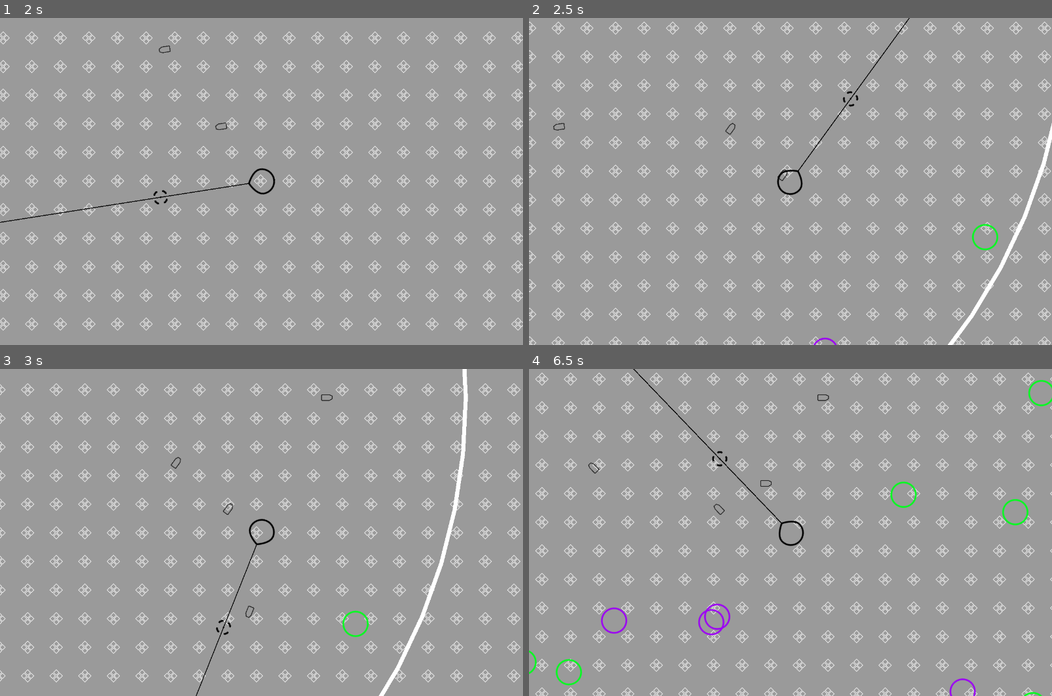
Above: before the commit, frames 1-4 (two rows, left to right).
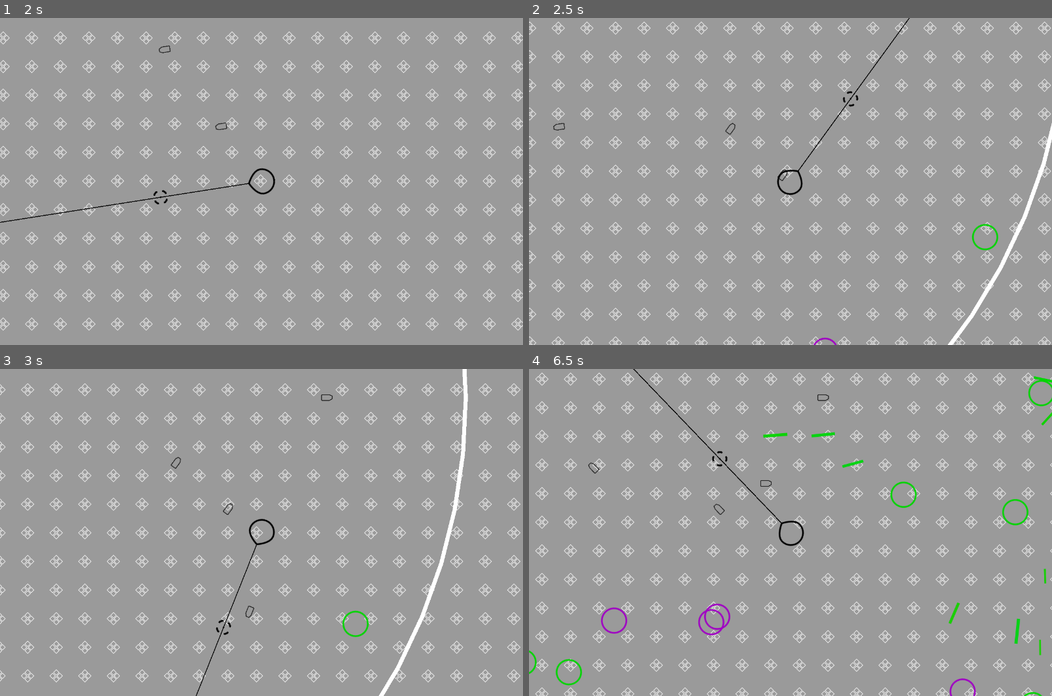
Above: after the commit, the same moments.

Repository: uvmain/zapfour
Game: Godot game, scene res://main/main.tscn
Same seed, same stepped clock (60 frames per second), same inputs: the game is played once before the commit and once after it.
Inputs (mouse positions are in pixels of both pictures, inside the frame that each line leads up to):
- Up to frame 1 (2 s): tap Enter at 0.5 s; move the mouse to (376, 165) at 0.52 s; hold D (player_right) 0.53-1.28 s; move the mouse to (156, 197) at 1.27 s; hold S (player_down) from 1.28 s (still down)
- Up to frame 2 (2.5 s): move the mouse to (842, 109) at 2.02 s; release S (player_down) at 2.03 s; hold D (player_right) from 2.03 s (still down)
- Up to frame 3 (3 s): move the mouse to (235, 597) at 2.77 s; release D (player_right) at 2.78 s; hold W (player_up) from 2.78 s (still down)
- Up to frame 4 (6.5 s): move the mouse to (947, 581) at 3.52 s; release W (player_up) at 3.53 s; hold A (player_left) 3.53-5.03 s; move the mouse to (633, 483) at 4.27 s; move the mouse to (816, 532) at 5.02 s; hold S (player_down) 5.03-5.78 s; move the mouse to (712, 450) at 5.77 s; hold D (player_right) from 5.78 s (still down)

Frame 1 is identical in both runs. In frame 2, less than 0.1% of the frame differs, in the area x 54-90%, y 63-100%; in frame 3, less than 0.1%; in frame 4, 0.9%, in the area x 0-100%, y 2-100%.

Commit message:
pass colour to explosion

Diff:
--- a/enemies/green.gd
+++ b/enemies/green.gd
@@ -5,9 +5,11 @@
 @export var speed = 150
 @export var speed_variation = 50
 @export var health: int = 2
+@export_color_no_alpha var enemy_colour
 
 func _ready():
 	player = get_tree().get_first_node_in_group("Player")
+	$Sprite2D.modulate = enemy_colour
 
 
 func move_towards_player(delta):
@@ -28,4 +30,5 @@
 
 
 func die():
+	Events.create_explosion.emit(global_position, enemy_colour)
 	queue_free()
--- a/enemies/green.tscn
+++ b/enemies/green.tscn
@@ -9,6 +9,7 @@
 [node name="Green" type="Area2D" groups=["Enemies"]]
 script = ExtResource("1_pdcx1")
 health = 1
+enemy_colour = Color(0, 0.839216, 0, 1)
 
 [node name="Sprite2D" type="Sprite2D" parent="."]
 modulate = Color(0, 1, 0.113725, 1)
--- a/enemies/purple.gd
+++ b/enemies/purple.gd
@@ -5,9 +5,11 @@
 @export var speed = 150
 @export var speed_variation = 50
 @export var health: int = 2
+@export_color_no_alpha var enemy_colour
 
 func _ready():
 	player = get_tree().get_first_node_in_group("Player")
+	$Sprite2D.modulate = enemy_colour
 
 
 func move_towards_player(delta):
@@ -28,5 +30,5 @@
 
 
 func die():
-	Events.create_explosion.emit(global_position)
+	Events.create_explosion.emit(global_position, enemy_colour)
 	queue_free()
--- a/enemies/purple.tscn
+++ b/enemies/purple.tscn
@@ -8,6 +8,7 @@
 
 [node name="Purple" type="Area2D" groups=["Enemies"]]
 script = ExtResource("1_p3d2m")
+enemy_colour = Color(0.627451, 0, 0.768627, 1)
 
 [node name="Sprite2D" type="Sprite2D" parent="."]
 modulate = Color(0.611765, 0.00392157, 0.960784, 1)
--- a/explosions/explosion_manager.gd
+++ b/explosions/explosion_manager.gd
@@ -5,10 +5,11 @@
 func _ready():
 	Events.create_explosion.connect(_on_create_explosion)
 
-func _on_create_explosion(global_pos = Vector2.ZERO):
+func _on_create_explosion(global_pos = Vector2.ZERO, colour = Color.WHITE):
 	var new_explosion = explosion.instantiate()
 	add_child(new_explosion)
 	new_explosion.global_position = global_pos
+	new_explosion.process_material.color = colour
 	new_explosion.emitting = true
 
 	await get_tree().create_timer(new_explosion.lifetime).timeout
--- a/explosions/gpu_particles_2d.tscn
+++ b/explosions/gpu_particles_2d.tscn
@@ -2,14 +2,14 @@
 
 [ext_resource type="Texture2D" uid="uid://xfwfk02a0hf3" path="res://assets/textures/explosion_particle.png" id="1_qtj0l"]
 
-[sub_resource type="Gradient" id="Gradient_6wfbg"]
+[sub_resource type="Gradient" id="Gradient_djbck"]
 offsets = PackedFloat32Array(0, 0.587045, 1)
 colors = PackedColorArray(1, 1, 1, 1, 1, 1, 1, 0.870588, 1, 1, 1, 0)
 
-[sub_resource type="GradientTexture1D" id="GradientTexture1D_43x1y"]
-gradient = SubResource("Gradient_6wfbg")
+[sub_resource type="GradientTexture1D" id="GradientTexture1D_qsfgh"]
+gradient = SubResource("Gradient_djbck")
 
-[sub_resource type="ParticleProcessMaterial" id="ParticleProcessMaterial_gs38s"]
+[sub_resource type="ParticleProcessMaterial" id="ParticleProcessMaterial_48ero"]
 emission_shape = 1
 emission_sphere_radius = 9.71
 particle_flag_align_y = true
@@ -22,10 +22,10 @@
 orbit_velocity_min = 0.0
 orbit_velocity_max = 0.0
 scale_min = 0.47
-color = Color(0.301961, 1, 1, 1)
-color_ramp = SubResource("GradientTexture1D_43x1y")
-hue_variation_min = -1.0
-hue_variation_max = 1.0
+color = Color(1, 0.301961, 0.882353, 1)
+color_ramp = SubResource("GradientTexture1D_qsfgh")
+hue_variation_min = -0.05
+hue_variation_max = 0.05
 turbulence_noise_speed_random = 2.11
 turbulence_initial_displacement_min = -38.1
 turbulence_initial_displacement_max = 100.0
@@ -36,10 +36,11 @@
 [node name="GPUParticles2D" type="GPUParticles2D"]
 emitting = false
 amount = 14
-lifetime = 5.82
+lifetime = 2.87
 one_shot = true
+speed_scale = 3.45
 explosiveness = 1.0
 randomness = 0.52
 local_coords = true
-process_material = SubResource("ParticleProcessMaterial_gs38s")
+process_material = SubResource("ParticleProcessMaterial_48ero")
 texture = ExtResource("1_qtj0l")
--- a/globals/events.gd
+++ b/globals/events.gd
@@ -1,3 +1,3 @@
 extends Node
 
-signal create_explosion(global_position)
+signal create_explosion(global_position, colour)
